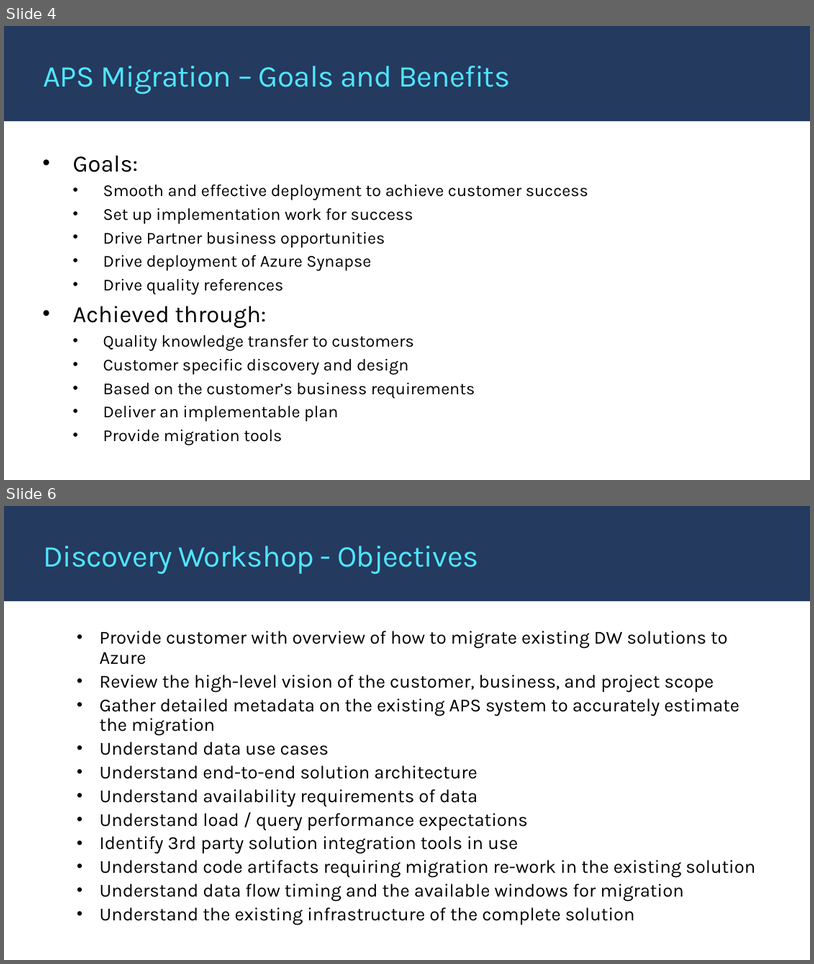
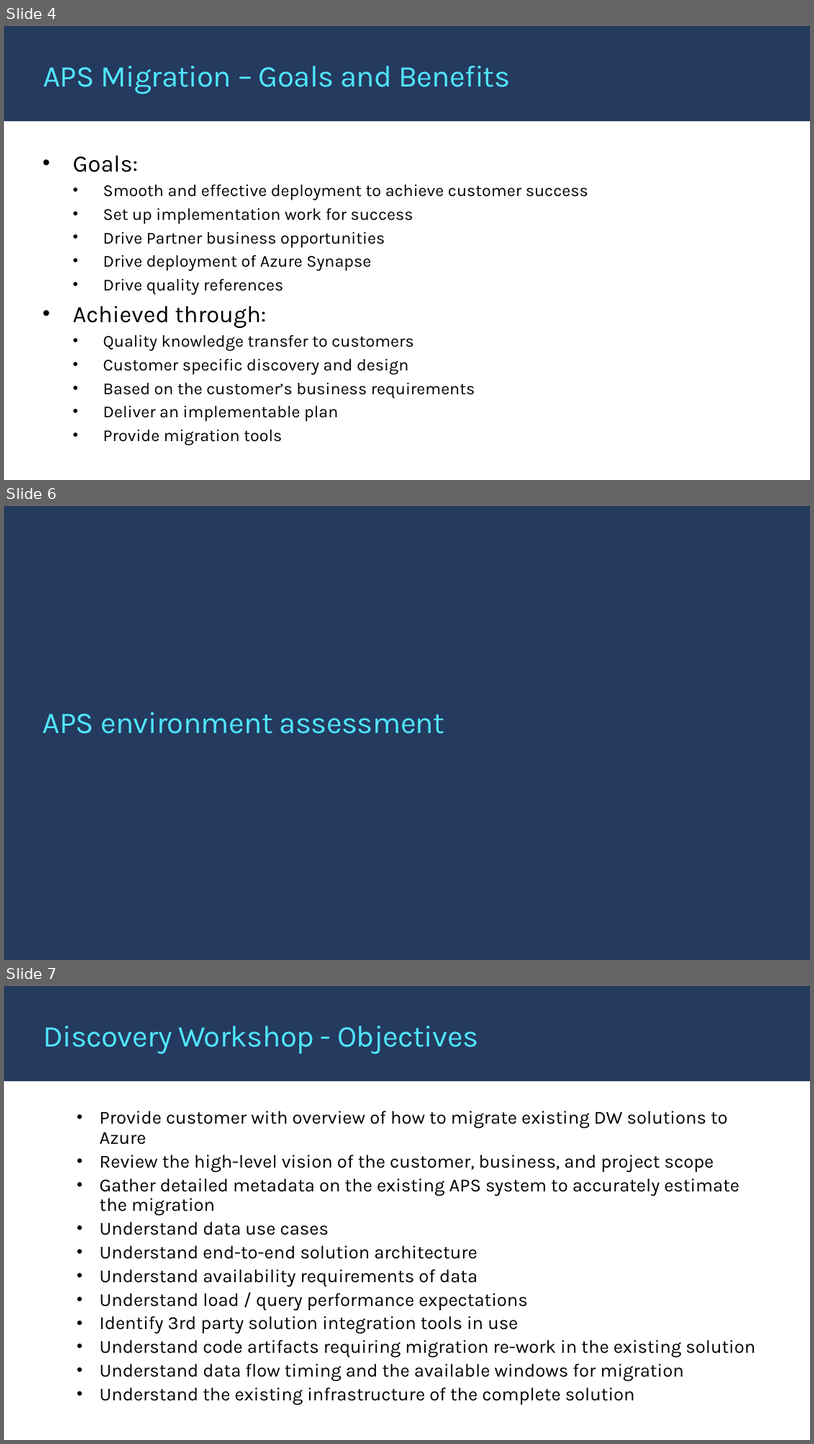
Before and after one commit to microsoft/AzureSynapseScriptsAndAccelerators, a slide deck: Migration/APS/APS2Synapse_Migration.pptx. Shown one above the other, each under a label of ours: slides 4 and 6 before the commit, slides 4, 6 and 7 after it; the slides between them are not shown. The pictures are 814x964 and 814x1444 pixels, drawn with LibreOffice and Linux fonts; fonts in the diff are those of the drawing; background and template pictures are left out. Boxes give left, top, right and bottom in pixels: in the first picture for what was removed or moved away, otherwise in the second. Text is boxed around its words. In the diff, an @@ line names an element or a change of style, - is before the commit and + after.

```diff
--- a/Migration/APS/APS2Synapse_Migration.pptx
+++ b/Migration/APS/APS2Synapse_Migration.pptx
@@ slide 6 added at box(4, 506, 810, 960), background #243A5E @@
@@ title added at box(43, 712, 445, 734), 36 pt, text #50E6FF @@
+APS environment assessment
@@ what was slide 6 is now slide 7 @@
```
Also in this commit, not shown: 10 slides changed, 1 slide removed, 1 other file.
